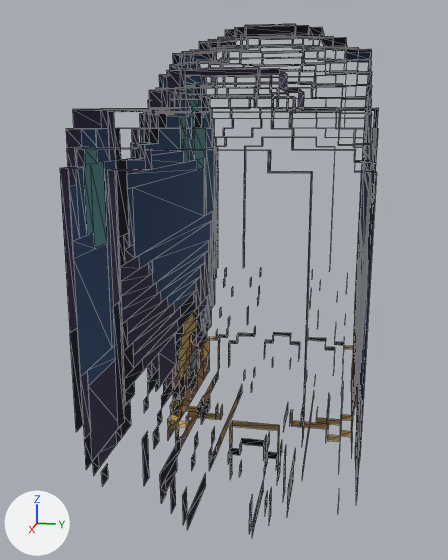
An edit to the glTF model balanca/public/voxel/canhao/corpo.glb, drawn before and after from the same camera.
Rendered twice from a camera (50 mm lens) standing at (55.4, 6.8, 29.1) and looking at (6.1, -3.1, 16.7). Arrows for +X, +Y and +Z are at lower left; the lights stay in place. The picture after the commit comes second. Mesh edges are drawn as thin lines. Where no turn or scale is listed for an object, it has been applied to the vertices. Vertices at exactly the same position are counted once.
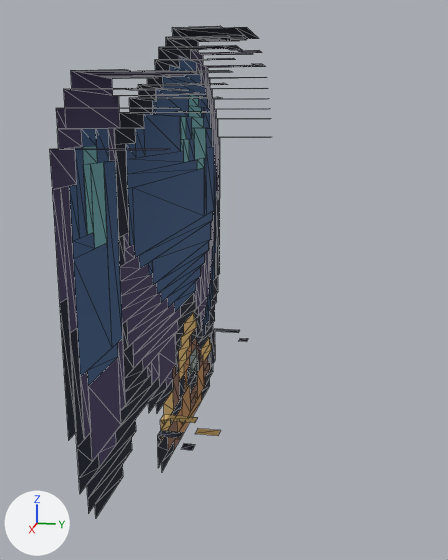
The newer file is also turned or shifted as a whole; pictures and numbers use the older file's frame.

Boxes [x1, y1, x2, y2] around the edits, measured in the pictures (448 x 560 px):
'Mesh_0', reshaped (31% narrower): before [60, 24, 379, 535]; after [49, 26, 268, 517]
part 1 of me_mesh_0, deleted: before [102, 137, 347, 535]
part 2 of me_mesh_0, reshaped: before [60, 24, 379, 495]; after [49, 26, 268, 517]

What the commit changed:
me_mesh_0 is used by ob_mesh_0; location (-16.0, 8.0, 0.0).
me_mesh_0 had 1742 vertices, 1666 faces and spanned x 0.0..42.0, y -16.0..0.0, z 0.0..37.0.
me_mesh_0 now has 542 vertices, 488 faces and spans x 0.0..42.0, y -16.0..-10.0, z 0.0..37.0.
me_mesh_0 part 1: 63 loose pieces with 398 vertices, spanning x 0.0..42.0, y -15.0..-1.0, z 0.0..28.0, are deleted.
me_mesh_0 part 2: 19 vertices moved from x 1.0..40.0, y -16.0..-5.0, z 2.0..36.0 to x 1.0..41.0, y -16.0..-10.0, z 1.0..37.0; 1001 vertices removed from x 1.0..41.0, y -16.0..0.0, z 1.0..37.0; 199 vertices added at x 0.0..42.0, y -16.0..-10.0, z 0.0..37.0.
